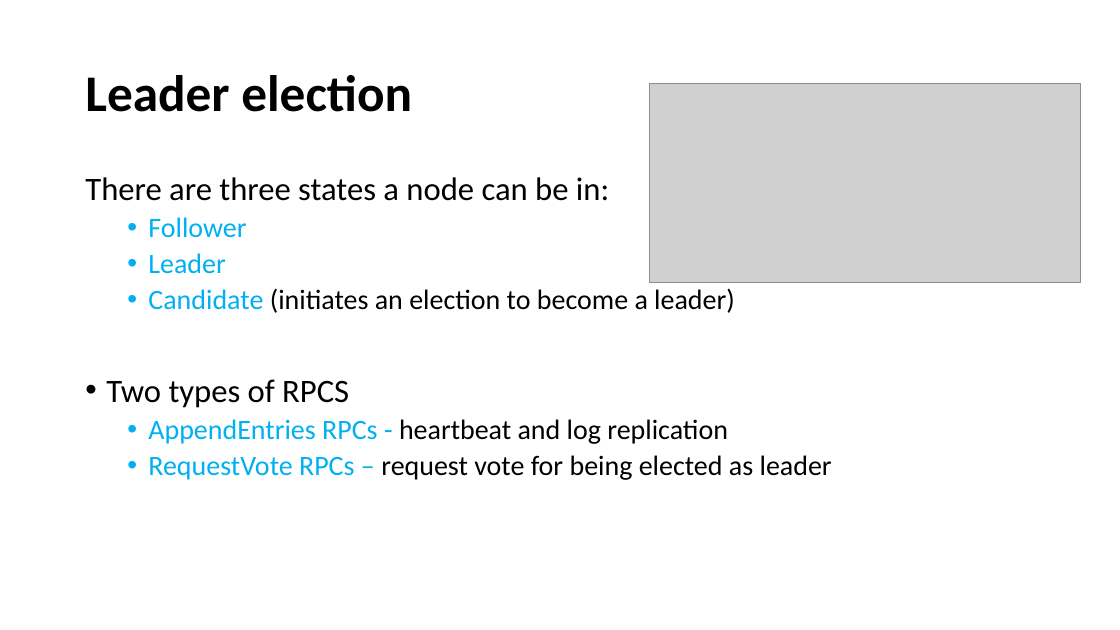
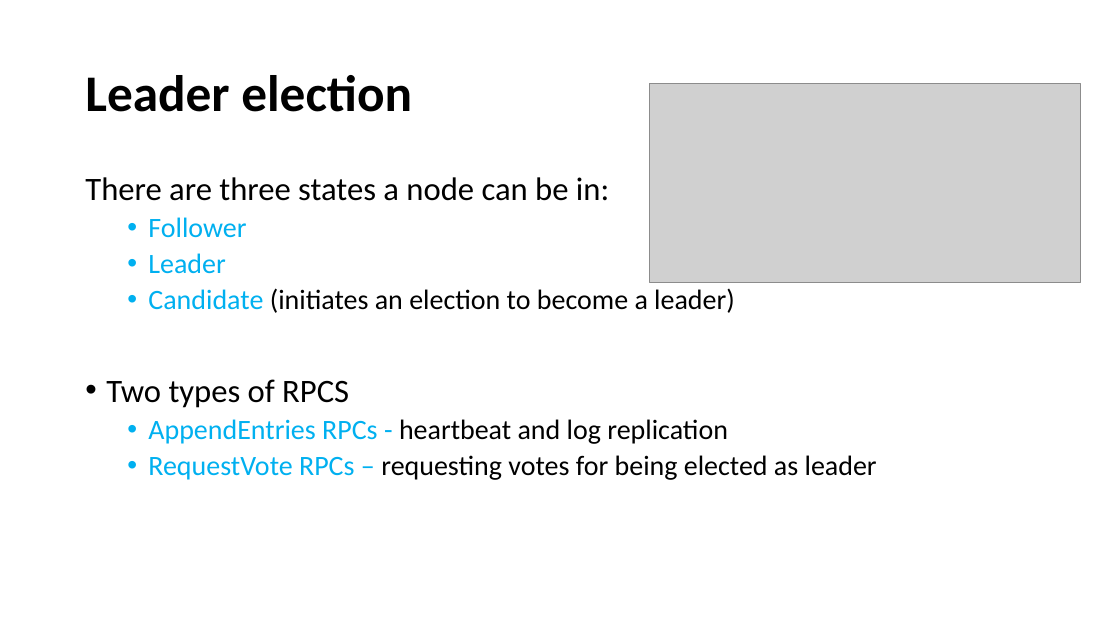
Before and after one commit to paulsaswata/public, a slide deck: slide 5 of The Raft Consensus Algorithm.pptx. Drawn at 1120x630 pixels with LibreOffice and Linux fonts; fonts in the diff are those of the drawing; grey boxes stand for pictures. Boxes give left, top, right and bottom in pixels: in the first picture for what was removed or moved away, otherwise in the second. Text is boxed around its words. In the diff, an @@ line names an element or a change of style, - is before the commit and + after.

```diff
--- a/The Raft Consensus Algorithm.pptx
+++ b/The Raft Consensus Algorithm.pptx
@@ text at (148,455,877,480): text changed @@
-  • RequestVote RPCs – request vote for being elected as leader
+  • RequestVote RPCs – requesting votes for being elected as leader
```
Also in this commit, not shown: 9 other slides changed.
